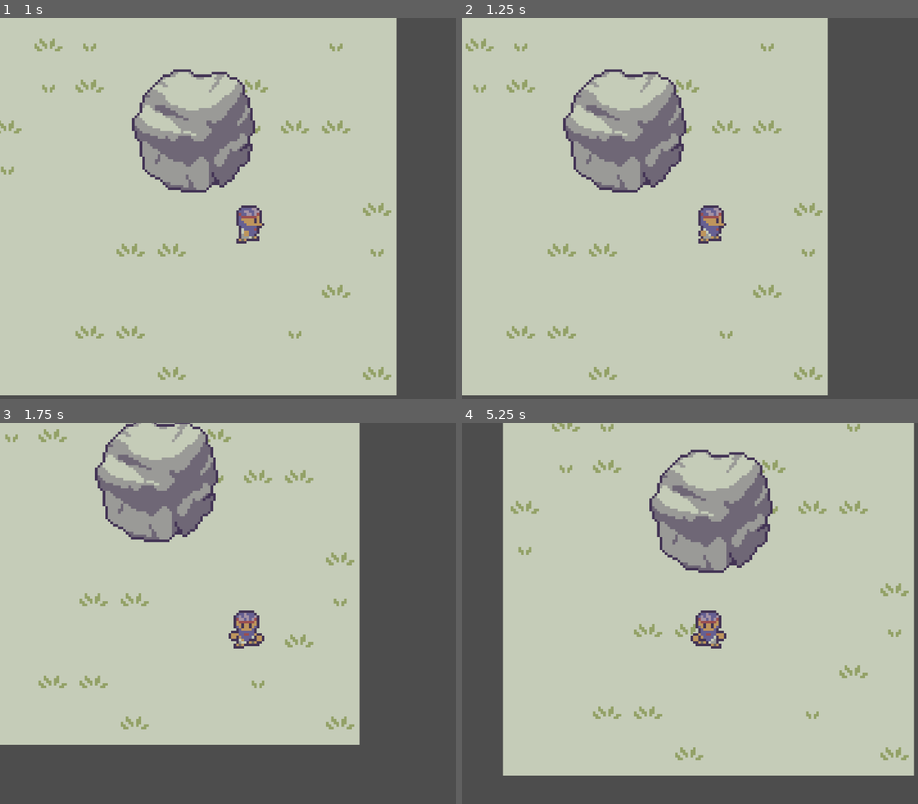
Above: before the commit, frames 1-4 (two rows, left to right).
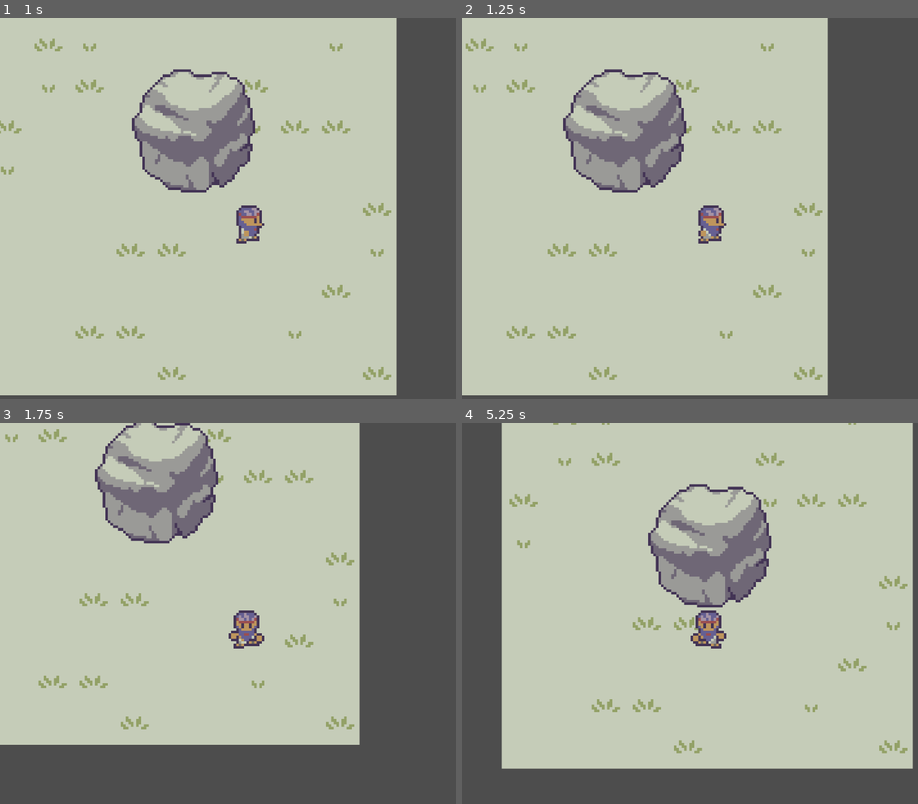
Above: after the commit, the same moments.

Repository: michasng/sisyphus
Game: Godot game, scene res://scenes/game.tscn
The game is run twice, just before and just after one commit, with the same random seed, the same clock (stepped at 60 frames per second) and the same inputs.
Inputs:
- Up to frame 1 (1 s): tap Enter at 0.5 s; hold D (right) from 0.53 s (still down)
- Up to frame 2 (1.25 s): keep holding D (right)
- Up to frame 3 (1.75 s): release D (right) at 1.28 s; hold S (down) from 1.28 s (still down)
- Up to frame 4 (5.25 s): release S (down) at 2.03 s; hold D (right) 2.03-2.78 s; hold W (up) 2.78-3.53 s; hold A (left) 3.53-5.03 s; hold S (down) from 5.03 s (still down)

Frame 1 is identical in both runs. In frame 2, 0.1% of the frame differs, in the area x 23-50%, y 14-44%; in frame 3, 1.0%; in frame 4, 12%, in the area x 8-100%, y 0-93%.

Commit message:
Automatically roll the boulder downhill

Diff:
--- a/scripts/boulder.gd
+++ b/scripts/boulder.gd
@@ -3,19 +3,56 @@
 
 
 @onready var push_velocity_pixels_per_second := 0.5 * Game.TILE_SIZE_PIXELS
+# nearly as fast as the player can walk
+@onready var max_roll_velocity_pixels_per_second := 2.95 * Game.TILE_SIZE_PIXELS
+@onready var roll_acceleration_pixels_per_second_squared := 2.0
+@onready var idle_to_roll_duration_seconds := 1.0
 
-var is_pushed := false
-var velocity_pixels_per_second: Vector2 = Vector2.ZERO
+# in pixels per second, consistent with CharacterBody2D.velocity
+var velocity := Vector2.ZERO
+
+enum State {
+	IDLE,
+	PUSHED,
+	ROLLING,
+}
+
+var state_timer_seconds := 0.0
+var state := State.IDLE:
+	set(value):
+		state = value
+		state_timer_seconds = 0.0
 
 
 func _physics_process(delta: float) -> void:
-	if is_pushed:
-		velocity_pixels_per_second = Vector2(0, -push_velocity_pixels_per_second)
-	else:
-		velocity_pixels_per_second = Vector2.ZERO
+	# mind the order: transition states before handling physics
+	if state == State.IDLE and state_timer_seconds >= idle_to_roll_duration_seconds:
+		state = State.ROLLING
 
-	move_and_collide(velocity_pixels_per_second * delta)
+	match state:
+		State.IDLE:
+			velocity = Vector2.ZERO
+
+		State.PUSHED:
+			velocity = Vector2(0, -push_velocity_pixels_per_second)
+		State.ROLLING:
+			velocity = Vector2(
+				0,
+				move_toward(
+					velocity.y,
+					max_roll_velocity_pixels_per_second,
+					roll_acceleration_pixels_per_second_squared * delta
+				)
+			)
+
+	# unlike move_and_slide, delta is not applied internally
+	move_and_collide(velocity * delta)
+
+	state_timer_seconds += delta
 
 
 func _on_player_moved(_velocity: Vector2, is_pushing: bool) -> void:
-	is_pushed = is_pushing
+	if is_pushing:
+		state = State.PUSHED
+	elif state == State.PUSHED:
+		state = State.IDLE
